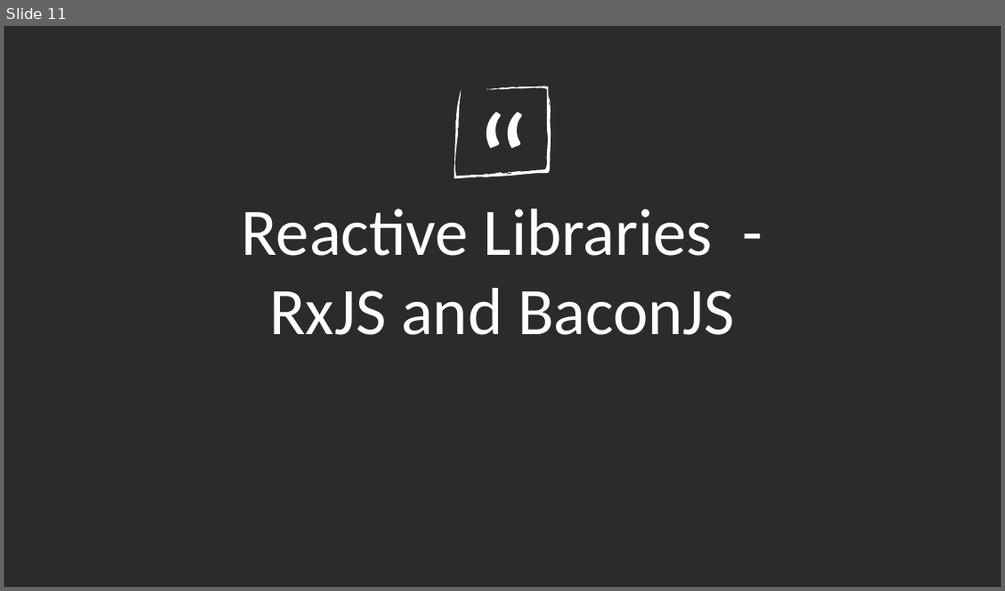
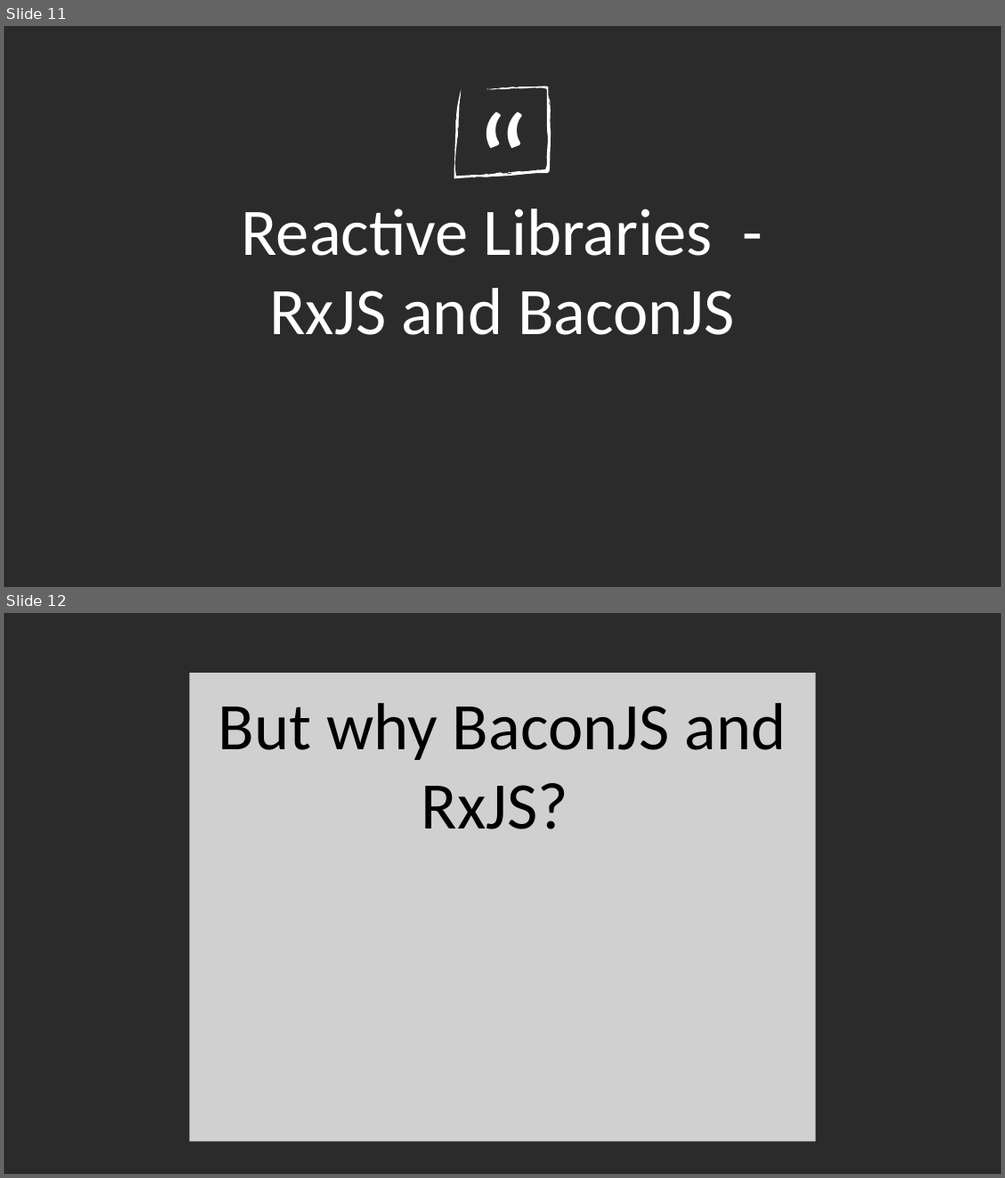
Before and after one commit to gonaumov/JavaScriptPromisesAndObservables, a slide deck: Presentation.odp. Shown one above the other, each under a label of ours: slide 11 before the commit, slides 11 and 12 after it. The pictures are 1005x591 and 1005x1178 pixels, drawn with LibreOffice and Linux fonts; fonts in the diff are those of the drawing; grey boxes stand for pictures; background and template pictures are left out; a plain dark background stands for a picture behind light text. Boxes give left, top, right and bottom in pixels: in the first picture for what was removed or moved away, otherwise in the second. Text is boxed around its words. In the diff, an @@ line names an element or a change of style, - is before the commit and + after.

```diff
--- a/Presentation.odp
+++ b/Presentation.odp
@@ slide 12 added at [4,613,1001,1174], background picture (left out); not listed: 1 template element that a slide beside it also shows @@
@@ picture added at [189,673,816,1142], 48 pt, text #000000 @@
+But why BaconJS and RxJS?
```
Also in this commit, not shown: 1 slide changed, 1 other slide added, 2 other files.
